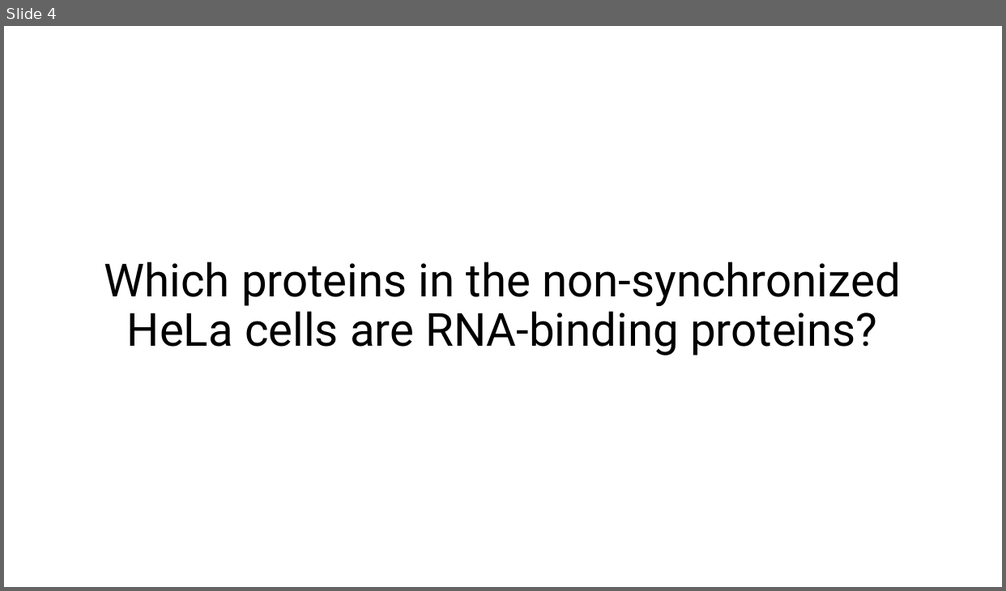
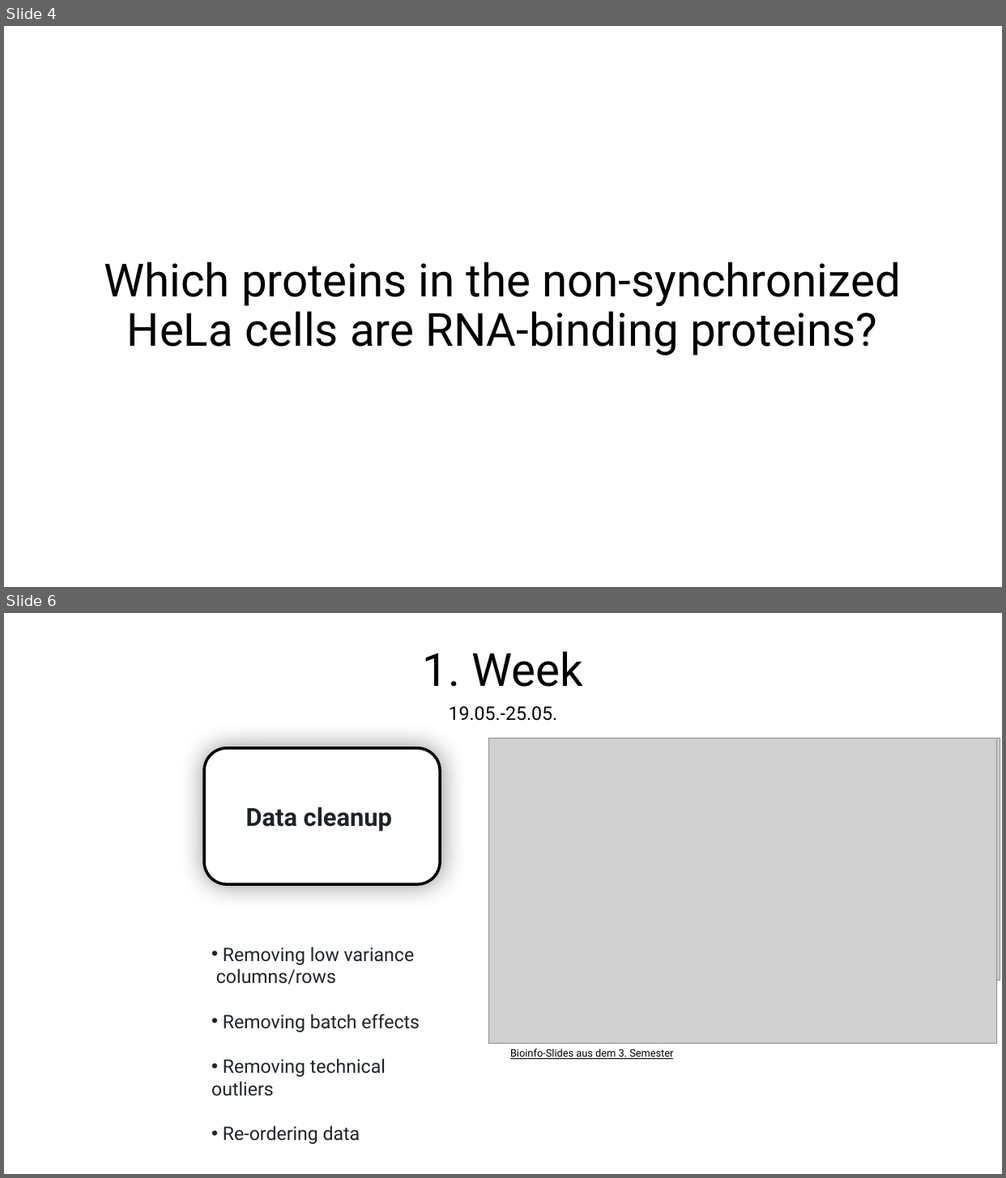
Before and after one commit to MichelaPozzi/2025-topic-03-group-01, a slide deck: Project Proposal Ben.pptx. Shown one above the other, each under a label of ours: slide 4 before the commit, slides 4 and 6 after it; the slides between them are not shown. The pictures are 1006x591 and 1006x1178 pixels, drawn with LibreOffice and Linux fonts; fonts in the diff are those of the drawing; grey boxes stand for pictures. Boxes give left, top, right and bottom in pixels: in the first picture for what was removed or moved away, otherwise in the second. Text is boxed around its words. In the diff, an @@ line names an element or a change of style, - is before the commit and + after.

```diff
--- a/Project Proposal Ben.pptx
+++ b/Project Proposal Ben.pptx
@@ slide 6 added at (x1=4, y1=613, x2=1002, y2=1174), background #FFFFFF @@
@@ text added at (x1=423, y1=651, x2=583, y2=687), 44 pt, text #000000 @@
+1. Week
@@ text added at (x1=449, y1=706, x2=558, y2=721), 18 pt, text #000000 @@
+19.05.-25.05.
@@ rounded rectangle added at (x1=204, y1=748, x2=440, y2=884), fill #FFFFFF, outline #000000 2.75 pt, 24 pt, text #1F2328, bold @@
+Data cleanup
@@ picture added at (x1=489, y1=739, x2=997, y2=1044) @@
@@ picture added at (x1=503, y1=739, x2=1000, y2=981) @@
@@ text added at (x1=211, y1=947, x2=420, y2=1144), 18 pt, text #1F2328 @@
+• Removing low variance columns/rows
+• Removing batch effects
+• Removing technical outliers
+• Re-ordering data
@@ text added at (x1=510, y1=1049, x2=673, y2=1059), 10 pt, text #000000, underline @@
+Bioinfo-Slides aus dem 3. Semester
```
Also in this commit, not shown: 4 slides changed, 5 other slides added, 2 slides removed, 1 other file.
